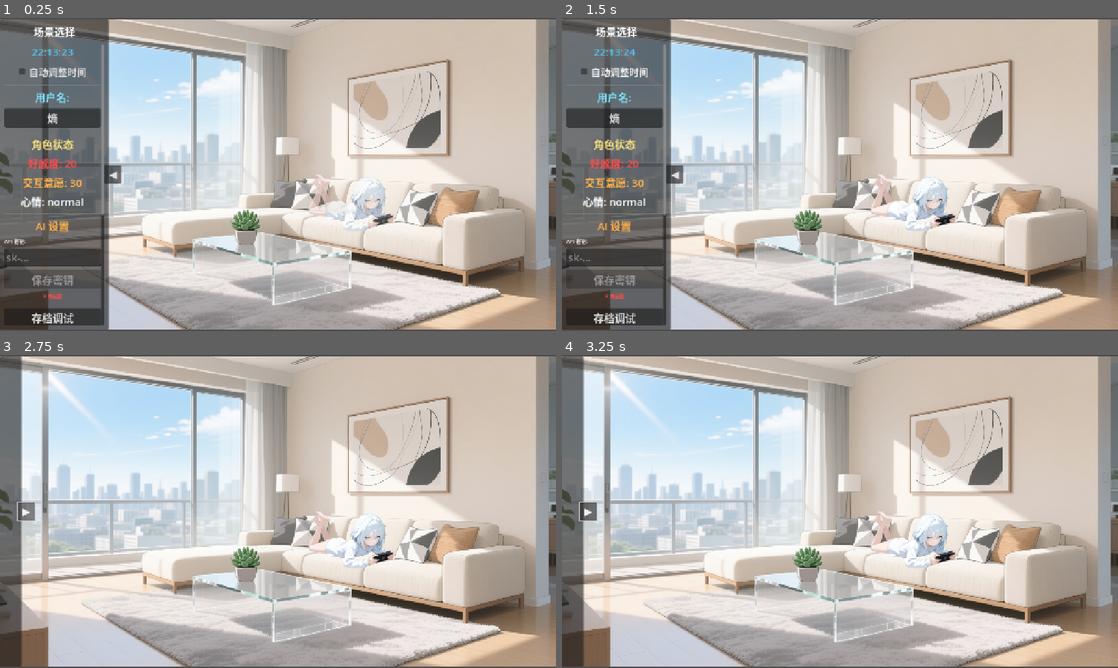
Above: before the commit, frames 1-4 (two rows, left to right).
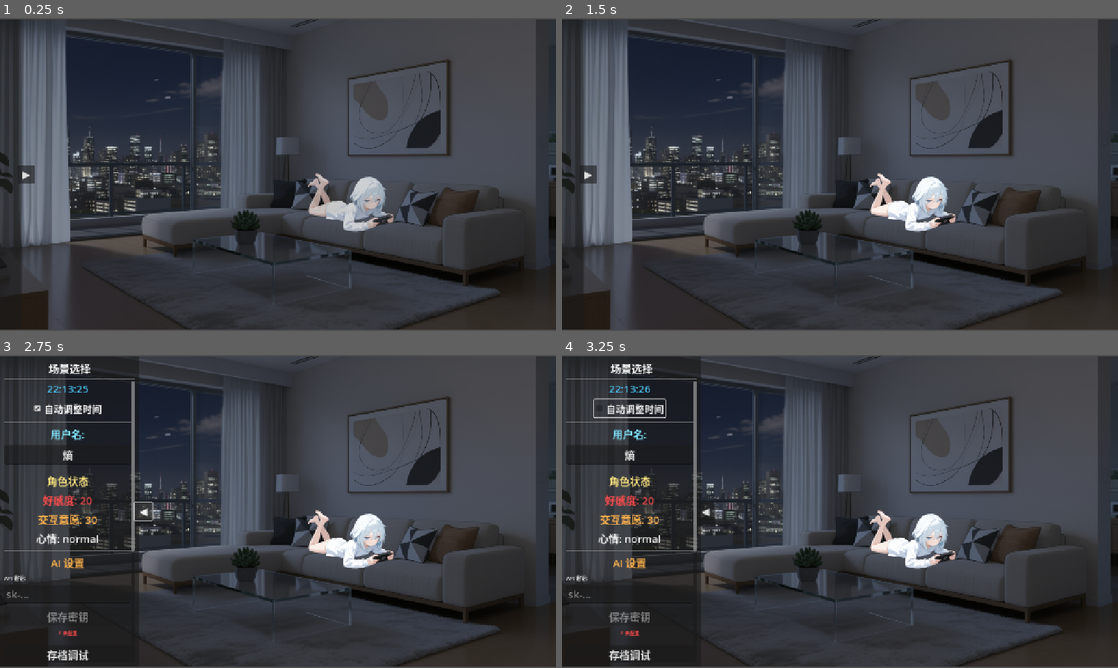
Above: after the commit, the same moments.

Repository: xhc2008/CABM-ED
Game: Godot game, scene res://scripts/main.tscn
Same seed, same stepped clock (60 frames per second), same inputs: the game is played once before the commit and once after it.
Inputs (mouse positions are in pixels of both pictures, inside the frame that each line leads up to):
- Up to frame 1 (0.25 s): no input
- Up to frame 2 (1.5 s): click (912, 202) at 0.5 s; click (612, 71) at 1.25 s, where only the run before the commit has a clickable "自动调整时间"
- Up to frame 3 (2.75 s): click "◀" (after the commit: "▶") at 2 s
- Up to frame 4 (3.25 s): click (628, 408) at 2.75 s, where only the run after the commit has a clickable "自动调整时间"

The runs differ from the first frame. In frame 1, 94% of the frame differs, in the area x 0-100%, y 0-100%; in frame 2, 93%; in frame 3, 97%; in frame 4, 97%.

Commit message:
chore: 边栏、自动调整时间、手机端键盘

Diff:
--- a/project.godot
+++ b/project.godot
@@ -27,6 +27,22 @@
 window/size/viewport_height=720
 window/stretch/mode="canvas_items"
 window/stretch/aspect="expand"
+window/handheld/orientation=0
+window/ios/hide_home_indicator=false
+window/ios/hide_status_bar=false
+window/ios/suppress_ui_gesture=false
+
+[gui]
+
+common/snap_controls_to_pixels=false
+
+[input_devices]
+
+pointing/emulate_touch_from_mouse=true
+
+[android]
+
+window/keyboard_mode=1
 
 [rendering]
 
--- a/scripts/main.gd
+++ b/scripts/main.gd
@@ -51,16 +51,22 @@
 	# 监听窗口大小变化
 	get_viewport().size_changed.connect(_on_viewport_size_changed)
 
+	# 等待侧边栏初始化完成（包括自动时间调整）
+	await get_tree().process_frame
+
 	# 尝试从存档加载场景，否则加载默认场景
 	var initial_scene = _load_initial_scene()
-	load_scene(initial_scene, "sunny", "day")
+	# 从侧边栏获取当前的时间和天气设置（可能已经被自动时间调整过）
+	var initial_weather = sidebar.current_weather_id
+	var initial_time = sidebar.current_time_id
+	load_scene(initial_scene, initial_weather, initial_time)
 
 	# 初始化UI布局
 	await get_tree().process_frame
 	_update_ui_layout()
 
 	# 播放背景音乐
-	audio_manager.play_background_music(initial_scene, "day", "sunny")
+	audio_manager.play_background_music(initial_scene, initial_time, initial_weather)
 
 func _input(event):
 	# 按 F12 打开存档调试面板（手机上可以用三指点击）
--- a/scripts/sidebar.gd
+++ b/scripts/sidebar.gd
@@ -5,7 +5,7 @@
 @onready var scene_list: VBoxContainer = $MarginContainer/VBoxContainer/ScrollContainer/SceneList
 @onready var toggle_button: Button = $ToggleButton
 
-var is_expanded: bool = true
+var is_expanded: bool = false  # 默认收起
 var collapsed_width: float = 50.0
 var expanded_width: float = 320.0
 
@@ -29,7 +29,7 @@
 var current_scene_id: String = "livingroom"
 var current_time_id: String = "day"
 var current_weather_id: String = "sunny"
-var auto_time_enabled: bool = false
+var auto_time_enabled: bool = true  # 默认开启自动调整时间
 var clock_label: Label
 var auto_checkbox: CheckBox
 var time_update_timer: Timer
@@ -50,8 +50,22 @@
 func _ready():
 	toggle_button.pressed.connect(_on_toggle_pressed)
 	_load_scenes_config()
+
+	# 如果启用了自动时间，在构建UI之前先调整时间
+	if auto_time_enabled:
+		var time_dict = Time.get_time_dict_from_system()
+		var time_id = _get_time_period_from_hour(time_dict["hour"])
+		current_time_id = time_id
+		print("初始化自动时间: ", time_id)
+
 	_setup_clock_and_auto()
 	_build_scene_list()
+
+	# 设置初始状态为收起
+	custom_minimum_size.x = collapsed_width
+	size.x = collapsed_width
+	toggle_button.text = "▶"
+	$MarginContainer.visible = false
 
 	# 启动时钟更新定时器
 	time_update_timer = Timer.new()
@@ -97,6 +111,7 @@
 	auto_container.alignment = BoxContainer.ALIGNMENT_CENTER
 	auto_checkbox = CheckBox.new()
 	auto_checkbox.text = "自动调整时间"
+	auto_checkbox.button_pressed = true  # 默认勾选
 	auto_checkbox.toggled.connect(_on_auto_time_toggled)
 	auto_container.add_child(auto_checkbox)
 	header_container.add_child(auto_container)
Not shown, changed: export_presets.cfg
Not shown, added: docs/ui_optimization_changes.md
